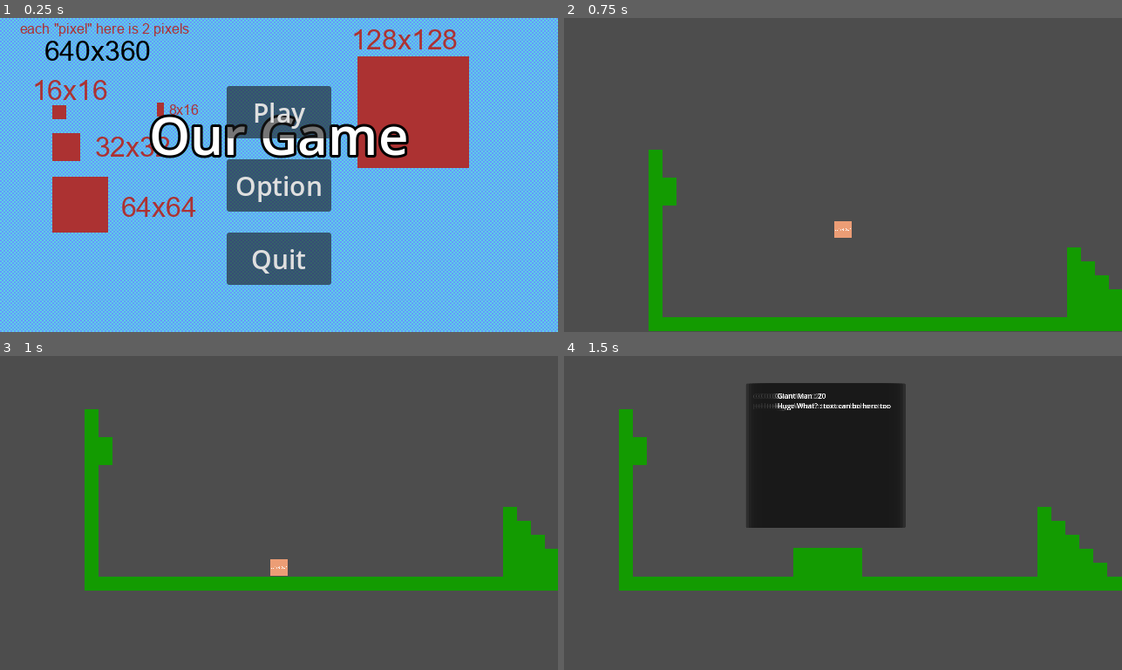
Above: before the commit, frames 1-4 (two rows, left to right).
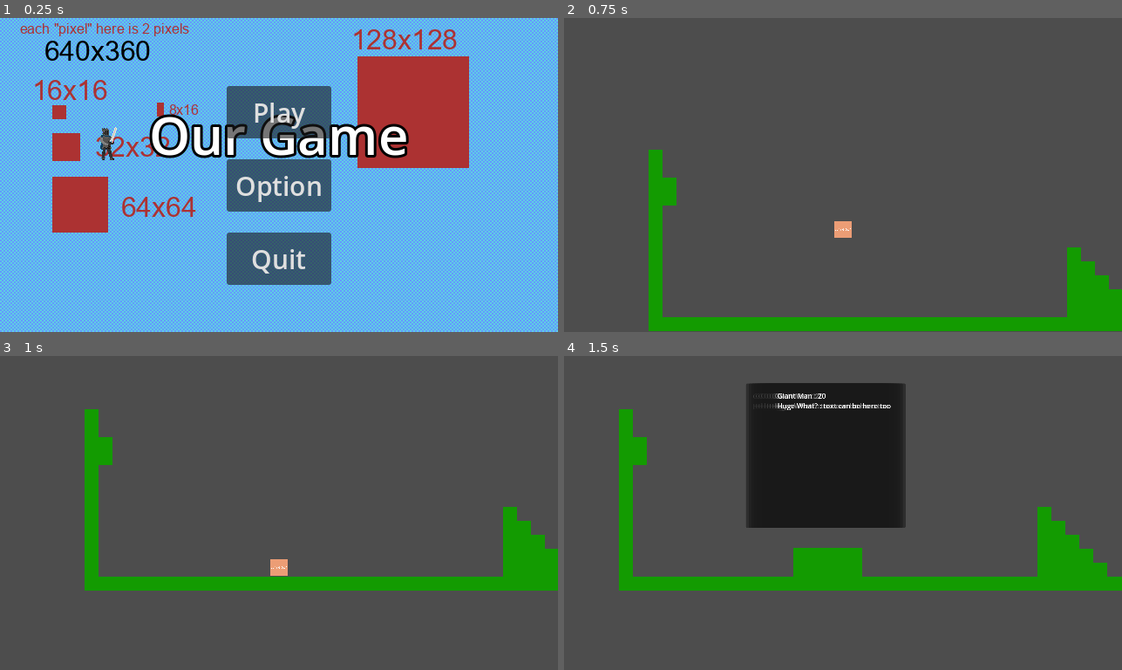
Above: after the commit, the same moments.

Repository: Pix-Hexate/SeniorDesign
Game: Godot game, scene res://Menus/main_menu.tscn
Two runs of this game, one before a commit and one after it. Both use one fixed random seed, a clock stepped at 60 frames per second and the inputs below. The engine's default icon, where the game draws it, is replaced by a stand-in: a white triangle on a blue panel in a dark square.
Inputs (mouse positions are in pixels of both pictures, inside the frame that each line leads up to):
- Up to frame 1 (0.25 s): no input
- Up to frame 2 (0.75 s): click "Play" at 0.5 s
- Up to frame 3 (1 s): no input
- Up to frame 4 (1.5 s): tap Enter at 1.25 s; move the mouse to (965, 497) at 1.27 s; hold Right (RightKey) from 1.28 s (still down); hold V (AbilityFourKey) from 1.28 s (still down)

The runs differ from the first frame. In frame 1, 0.2% of the frame differs, in the area x 17-21%, y 34-46%; in frame 2, nothing differs; in frame 3, nothing differs; in frame 4, nothing differs.

Commit message:
modifying project scaling settings

Diff:
--- a/senior-design-project/Menus/main_menu.tscn
+++ b/senior-design-project/Menus/main_menu.tscn
@@ -1,11 +1,70 @@
-[gd_scene load_steps=5 format=3 uid="uid://b6ejghcgv8jqs"]
+[gd_scene load_steps=13 format=3 uid="uid://b6ejghcgv8jqs"]
 
 [ext_resource type="Script" path="res://Menus/main_menu.gd" id="1_ts35x"]
 [ext_resource type="Script" path="res://Menus/Resources/better_button.gd" id="2_7vho3"]
 [ext_resource type="Texture2D" uid="uid://je7ggbhjektv" path="res://Menus/Size Example.png" id="2_rdxv5"]
+[ext_resource type="Texture2D" uid="uid://csvi27tcw3cby" path="res://Resources/1a8f338f04dbdfd00ca5e635bda3efb8.png" id="4_2q2ul"]
+[ext_resource type="Texture2D" uid="uid://ctm2gxd5ikbnq" path="res://Resources/Sprites/Player_Characters/Knight/knight-idle.png" id="5_86ofk"]
+[ext_resource type="Texture2D" uid="uid://duoc8hk2log74" path="res://Resources/426a4b00b1d7ed2e267075742607eca8.png" id="6_44p31"]
+[ext_resource type="Texture2D" uid="uid://crtdmtp7cnfx4" path="res://Resources/be147c96e6af5bc6a26cce80fa77897a.png" id="7_gcyyi"]
+[ext_resource type="Texture2D" uid="uid://xsuvw8sqeiwt" path="res://Resources/0136d8f41eb50046f29b5b808c2ee87b.png" id="8_xsht0"]
 
 [sub_resource type="SystemFont" id="SystemFont_04k3s"]
 font_names = PackedStringArray("Cooper")
+
+[sub_resource type="AtlasTexture" id="AtlasTexture_gi4pb"]
+atlas = ExtResource("5_86ofk")
+region = Rect2(266, 0, 19, 38)
+
+[sub_resource type="AtlasTexture" id="AtlasTexture_41xd5"]
+atlas = ExtResource("5_86ofk")
+region = Rect2(285, 0, 19, 38)
+
+[sub_resource type="SpriteFrames" id="SpriteFrames_4wqng"]
+animations = [{
+"frames": [{
+"duration": 1.0,
+"texture": ExtResource("4_2q2ul")
+}],
+"loop": true,
+"name": &"dash",
+"speed": 5.0
+}, {
+"frames": [{
+"duration": 1.0,
+"texture": SubResource("AtlasTexture_gi4pb")
+}, {
+"duration": 1.0,
+"texture": SubResource("AtlasTexture_41xd5")
+}],
+"loop": true,
+"name": &"idle",
+"speed": 1.0
+}, {
+"frames": [{
+"duration": 1.0,
+"texture": ExtResource("6_44p31")
+}],
+"loop": true,
+"name": &"jumpdown",
+"speed": 5.0
+}, {
+"frames": [{
+"duration": 1.0,
+"texture": ExtResource("7_gcyyi")
+}],
+"loop": true,
+"name": &"jumpup",
+"speed": 5.0
+}, {
+"frames": [{
+"duration": 1.0,
+"texture": ExtResource("8_xsht0")
+}],
+"loop": true,
+"name": &"walk",
+"speed": 5.0
+}]
 
 [node name="MainMenu" type="Control"]
 layout_mode = 3
@@ -88,6 +147,11 @@
 text = "Quit"
 script = ExtResource("2_7vho3")
 
+[node name="AnimatedSprite2D" type="AnimatedSprite2D" parent="."]
+position = Vector2(125, 144)
+sprite_frames = SubResource("SpriteFrames_4wqng")
+animation = &"idle"
+
 [connection signal="mouse_entered" from="MarginContainer/HBoxContainer/VBoxContainer/PlayButton" to="." method="_on_mouse_entered"]
 [connection signal="mouse_entered" from="MarginContainer/HBoxContainer/VBoxContainer/PlayButton" to="MarginContainer/HBoxContainer/VBoxContainer/PlayButton" method="_on_mouse_entered"]
 [connection signal="pressed" from="MarginContainer/HBoxContainer/VBoxContainer/PlayButton" to="." method="_on_play_button_pressed"]
--- a/senior-design-project/project.godot
+++ b/senior-design-project/project.godot
@@ -25,7 +25,8 @@
 
 window/size/viewport_width=640
 window/size/viewport_height=360
-window/stretch/aspect="ignore"
+window/stretch/mode="viewport"
+window/stretch/scale_mode="integer"
 
 [editor_plugins]
 
